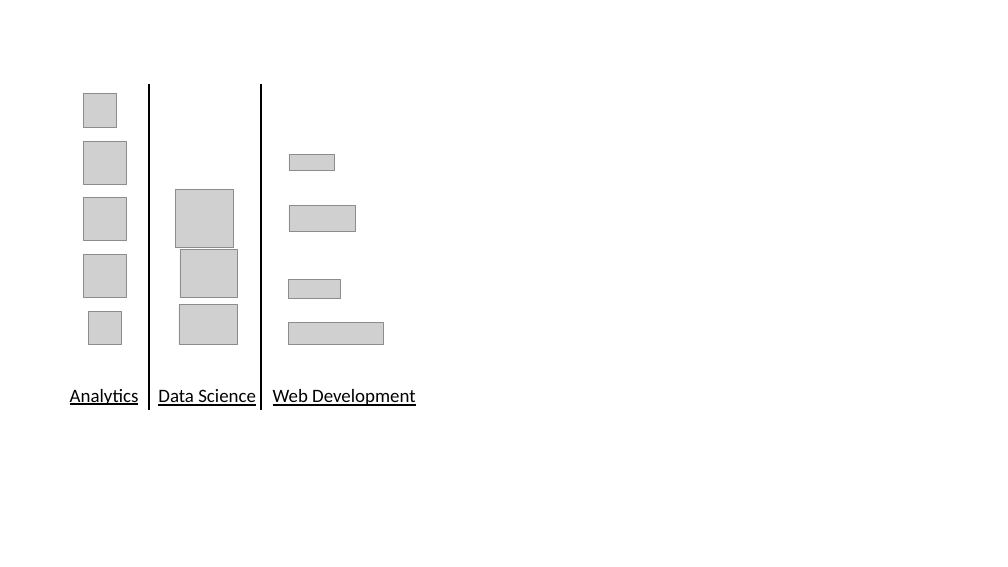
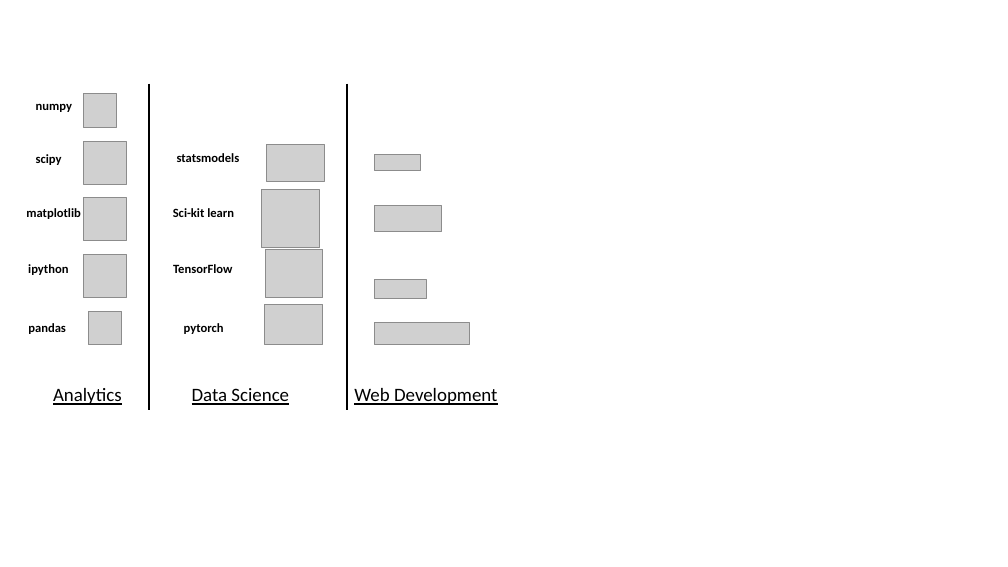
Before and after one commit to xiangshiyin/atl_meetup_20190302, a slide deck: slide 9 of materials/draft.pptx. Drawn at 1008x567 pixels with LibreOffice and Linux fonts; fonts in the diff are those of the drawing; grey boxes stand for pictures. Boxes give left, top, right and bottom in pixels: in the first picture for what was removed or moved away, otherwise in the second. Text is boxed around its words. In the diff, an @@ line names an element or a change of style, - is before the commit and + after.

```diff
--- a/materials/draft.pptx
+++ b/materials/draft.pptx
@@ 7 pictures, 1 line: place and size @@
-7 pictures, 1 line at <box>176,84,384,410</box>
+7 pictures, 1 line at <box>262,84,470,410</box>
@@ text added at <box>36,103,72,112</box>, 12 pt, text #000000, bold @@
+numpy
@@ picture added at <box>267,144,324,181</box> @@
@@ text added at <box>36,154,62,165</box>, 12 pt, text #000000, bold @@
+scipy
@@ text added at <box>177,153,240,162</box>, 12 pt, text #000000, bold @@
+statsmodels
@@ text added at <box>26,208,81,219</box>, 12 pt, text #000000, bold @@
+matplotlib
@@ text added at <box>173,208,234,217</box>, 12 pt, text #000000, bold @@
+Sci-kit learn
@@ text added at <box>28,264,68,275</box>, 12 pt, text #000000, bold @@
+ipython
@@ text added at <box>173,264,232,273</box>, 12 pt, text #000000, bold @@
+TensorFlow
@@ text added at <box>28,323,66,334</box>, 12 pt, text #000000, bold @@
+pandas
@@ text added at <box>184,323,224,334</box>, 12 pt, text #000000, bold @@
+pytorch
@@ text "Analytics": place and size @@
-text "Analytics" at <box>70,389,139,405</box>
+text "Analytics" at <box>53,388,122,405</box>
@@ text "Data Science": place and size @@
-text "Data Science" at <box>158,389,256,406</box>
+text "Data Science" at <box>192,388,289,405</box>
@@ text "Web Development": place and size @@
-text "Web Development" at <box>273,389,415,406</box>
+text "Web Development" at <box>354,388,497,405</box>
```
Also in this commit, not shown: 1 slide added, 1 slide removed, 4 other files.
